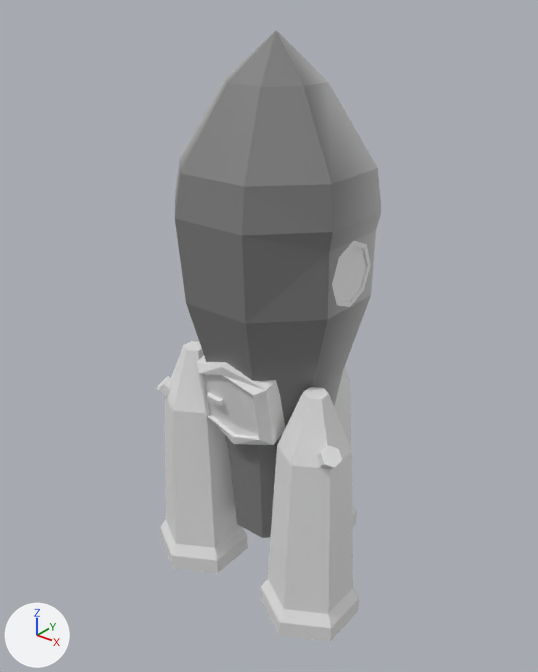
One commit to the Blender file Assets/Models/Rocket/Rocket.blend: the scene before it, then after it.
One viewpoint serves both versions: a 50 mm lens placed at (7.95, -10.12, 11.25), pointed at (-0.24, 0.12, 4.9). Every picture has the same lights, and +X, +Y and +Z are marked at lower left.

The older version as bpy lines, for what is in view:
```python
ob_door = bpy.data.objects.new('Door', me_cylinder_002)
ob_door.parent = ob_rocket
ob_door.location = (0.0, -1.362, 4.116)
ob_door.rotation_euler = (1.774, 0.0, 0.0)  # degrees (102, 0, 0)
ob_newengine = bpy.data.objects.new('NewEngine', me_cylinder)
ob_newengine.parent = ob_rocket
ob_newengine.location = (-1.47, -0.705, 2.346)
ob_newengine.rotation_euler = (0.0, 0.0, 2.094)  # degrees (0, 0, 120)
ob_newengine_001 = bpy.data.objects.new('NewEngine.001', me_cylinder_003)
ob_newengine_001.parent = ob_rocket
ob_newengine_001.location = (-0.0135, 1.53, 2.346)
ob_newengine_001.rotation_euler = (0.0, 0.0, 6.283)  # degrees (0, 0, 360)
ob_newengine_002 = bpy.data.objects.new('NewEngine.002', me_cylinder_004)
ob_newengine_002.parent = ob_rocket
ob_newengine_002.location = (1.476, -0.705, 2.346)
ob_newengine_002.rotation_euler = (0.0, 0.0, 4.189)  # degrees (0, 0, 240)
ob_rocket = bpy.data.objects.new('Rocket', me_sphere)
ob_rocket.location = (0.0, 0.0, 7.46)
ob_rocket.rotation_euler = (0.0, 0.0, 0.393)  # degrees (0, 0, 23)
ob_window = bpy.data.objects.new('Window', me_cylinder_009)
ob_window.parent = ob_rocket
ob_window.location = (1.576, 0.0, 6.678)
ob_window.rotation_euler = (1.571, 1.571, 1.571)  # degrees (90, 90, 90)
```
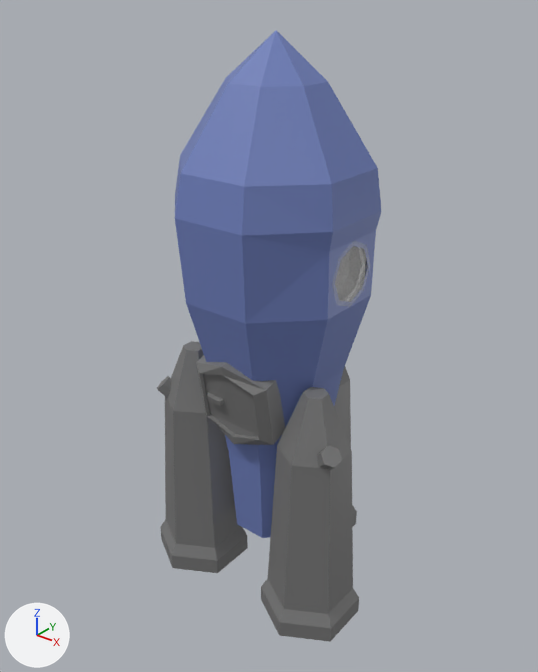
Edits to the bpy script that builds the scene:
```text
Change mat_main:
    remove n2 = _N.new('ShaderNodeTexImage'); n2.name = 'Image Texture'
    remove n2.image = img_main
    add n3 = _N.new('ShaderNodeRGB'); n3.name = 'RGB'
    add n3.outputs[0].default_value = (0.158, 0.213, 0.5, 1.0)  # 'Color', blue #6f7fbc
    where n1 = _N.new('ShaderNodeBsdfPrincipled'); n1.name = 'Principled BSDF'
    remove _L.new(n2.outputs[0], n1.inputs[0])  # 'Color' to 'Base Color'
    add _L.new(n3.outputs[0], n1.inputs[0])  # 'Color' to 'Base Color'
Add mat_glass:
    mat_glass = principled_material('Glass')
    mat_glass.base_color = (0.8, 0.8, 0.8)  # white #e7e7e7
    mat_glass.alpha = 0.225
Add mat_engine:
    mat_engine = principled_material('Engine')
    mat_engine.base_color = (0.184, 0.184, 0.184)  # grey #777777
Change me_cylinder:
    where me_cylinder.from_pydata(...)  # 42 vertices, 33 faces; spans x -0.87..0.87, y -1.0..1.0, z -2.75..2.27
    add me_cylinder.materials.append(mat_engine)  # grey #777777
Change me_cylinder_002:
    where me_cylinder_002.from_pydata(...)  # 32 vertices, 24 faces; spans x -0.84..0.84, y -0.94..0.89, z -0.58..0.07
    add me_cylinder_002.materials.append(mat_engine)  # grey #777777
Change me_cylinder_003:
    where me_cylinder_003.from_pydata(...)  # 42 vertices, 33 faces; spans x -0.87..0.87, y -1.0..1.0, z -2.75..2.27
    add me_cylinder_003.materials.append(mat_engine)  # grey #777777
Change me_cylinder_004:
    where me_cylinder_004.from_pydata(...)  # 42 vertices, 33 faces; spans x -0.87..0.87, y -1.0..1.0, z -2.75..2.27
    add me_cylinder_004.materials.append(mat_engine)  # grey #777777
Change me_cylinder_009:
    where me_cylinder_009.from_pydata(...)  # 48 vertices, 26 faces; spans x -0.6..0.6, y -0.6..0.6, z -0.049..0.076
    add me_cylinder_009.materials.append(mat_glass)  # white #e7e7e7
```

Pixel boxes (x1, y1, x2, y2) of what changed, in the pictures (538 x 672 px):
'Rocket', surface changed (grey to blue): (175, 30, 381, 538) in both
'NewEngine.002', recoloured: (261, 387, 359, 642) in both
'NewEngine', recoloured: (157, 341, 248, 573) in both
'Door', recoloured: (196, 355, 285, 445) in both
'Window', recoloured: (332, 241, 371, 307) in both
'NewEngine.001', recoloured: (334, 367, 357, 527) in both
